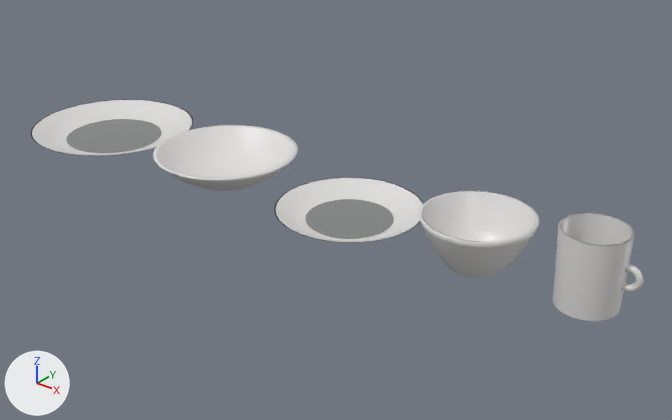
The glTF model public/modelos/GR5-10.glb as it was, and as the next commit left it.
The view is the same before and after, from a camera (50 mm lens) standing at (0.827, -0.929, 0.585) and looking at (0.066, 0.022, -0.005). Arrows for +X, +Y and +Z are at lower left; the lights stay in place. The first picture is the older version. Where no turn or scale is listed for an object, it has been applied to the vertices.
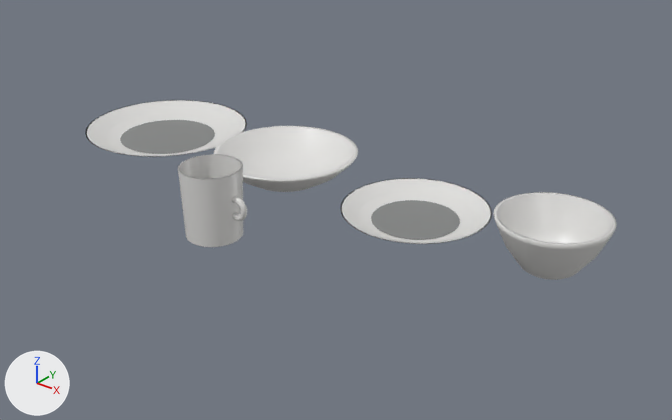
Pixel boxes (x1, y1, x2, y2) of what changed, in the pictures (672 x 420 px):
'Mesh_5', moved
    before: (419, 191, 540, 278)
    after: (494, 192, 617, 280)
'Mesh_6', moved
    before: (553, 213, 635, 321)
    after: (178, 154, 243, 247)
'Mesh_2', moved
    before: (153, 125, 298, 191)
    after: (214, 126, 358, 192)
'Mesh_3', moved
    before: (274, 177, 423, 243)
    after: (341, 178, 492, 244)
'Mesh_0', moved
    before: (31, 99, 193, 156)
    after: (85, 100, 247, 157)
'Mesh_4', moved
    before: (306, 199, 394, 238)
    after: (371, 200, 460, 240)
'Mesh_1', moved
    before: (66, 119, 162, 153)
    after: (120, 120, 215, 154)
'Mesh_8', moved
    before: (621, 264, 644, 292)
    after: (232, 197, 247, 221)

The change, as a diff of the scene's bpy script:
```diff
--- a/public/modelos/GR5-10.glb.py
+++ b/public/modelos/GR5-10.glb.py
@@ ob_mesh_0 @@
 ob_mesh_0 = bpy.data.objects.new('Mesh_0', me_mesh_0)
-ob_mesh_0.location = (-0.402, 0.0, 0.0)
+ob_mesh_0.location = (-0.328, 0.055, 0.0)
@@ ob_mesh_1 @@
 ob_mesh_1 = bpy.data.objects.new('Mesh_1', me_mesh_1)
-ob_mesh_1.location = (-0.402, 0.0, 0.004)
+ob_mesh_1.location = (-0.328, 0.055, 0.004)
@@ ob_mesh_2 @@
 ob_mesh_2 = bpy.data.objects.new('Mesh_2', me_mesh_2)
-ob_mesh_2.location = (-0.132, 0.0, 0.0)
+ob_mesh_2.location = (-0.058, 0.055, 0.0)
@@ ob_mesh_3 @@
 ob_mesh_3 = bpy.data.objects.new('Mesh_3', me_mesh_3)
-ob_mesh_3.location = (0.108, 0.0, 0.0)
+ob_mesh_3.location = (0.182, 0.055, 0.0)
@@ ob_mesh_4 @@
 ob_mesh_4 = bpy.data.objects.new('Mesh_4', me_mesh_4)
-ob_mesh_4.location = (0.108, 0.0, 0.004)
+ob_mesh_4.location = (0.182, 0.055, 0.004)
@@ ob_mesh_5 @@
 ob_mesh_5 = bpy.data.objects.new('Mesh_5', me_mesh_5)
-ob_mesh_5.location = (0.312, 0.0, 0.0)
+ob_mesh_5.location = (0.388, 0.055, 0.0)
@@ ob_mesh_6 @@
 ob_mesh_6 = bpy.data.objects.new('Mesh_6', me_mesh_6)
-ob_mesh_6.location = (0.465, 0.0, 0.0)
+ob_mesh_6.location = (-0.01, -0.148, 0.0)
@@ ob_mesh_8 @@
 ob_mesh_8 = bpy.data.objects.new('Mesh_8', me_mesh_8)
-ob_mesh_8.location = (0.51, 0.0, 0.052)
+ob_mesh_8.location = (0.035, -0.148, 0.052)
```
